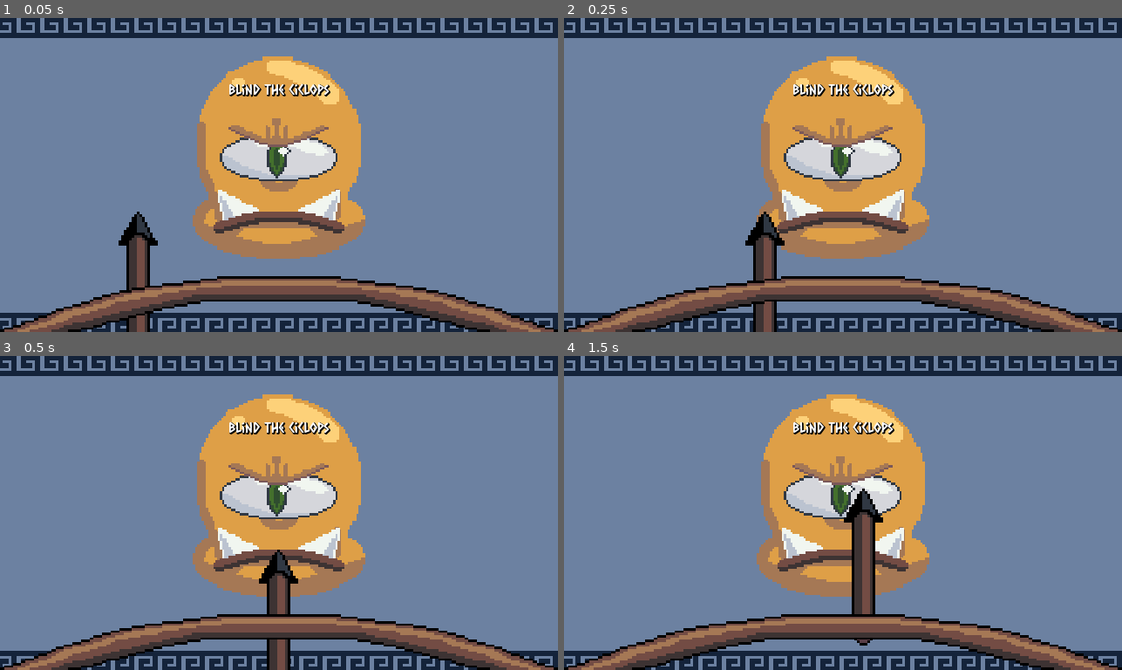
Above: before the commit, frames 1-4 (two rows, left to right).
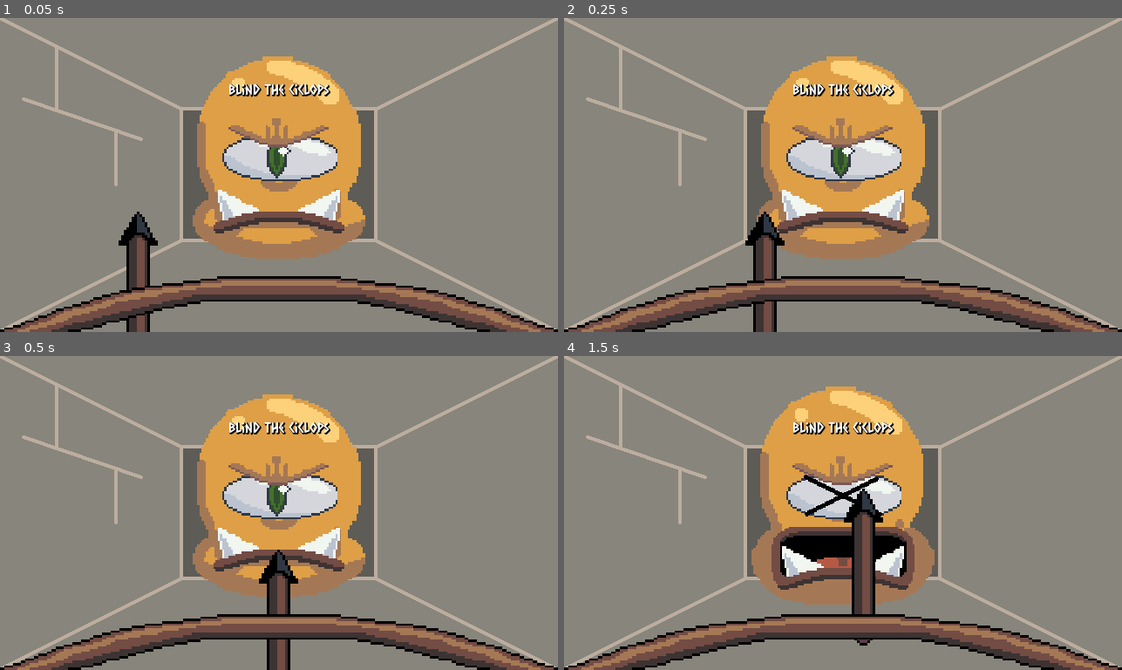
Above: after the commit, the same moments.

Repository: Magistratus-Studio/gmtk
Game: Godot game, scene res://Cenas/Minijogos/Ciclope/ciclope.tscn
Two runs of this game, one before a commit and one after it. Both use one fixed random seed, a clock stepped at 60 frames per second and the inputs below. This scene is started directly instead of the project's main scene.
Inputs (mouse positions are in pixels of both pictures, inside the frame that each line leads up to):
- Up to frame 1 (0.05 s): no input
- Up to frame 2 (0.25 s): no input
- Up to frame 3 (0.5 s): no input
- Up to frame 4 (1.5 s): click (843, 513) at 0.5 s; tap Enter at 1.25 s; move the mouse to (965, 497) at 1.27 s; press the mouse at (965, 497) at 1.28 s

The runs differ from the first frame. In frame 1, 75% of the frame differs, in the area x 0-100%, y 0-100%; in frame 2, 75%; in frame 3, 76%; in frame 4, 81%.

Commit message:
feat: ajustes ciclope

Diff:
--- a/gmtk/Cenas/Minijogos/Ciclope/ciclope.gd
+++ b/gmtk/Cenas/Minijogos/Ciclope/ciclope.gd
@@ -9,6 +9,9 @@
 var vitoria: bool = false
 var velocidade: float = 0.7
 var tween: Tween
+@export var olho_acertado: AtlasTexture
+@export var boca_acertado: AtlasTexture
+@export var rosto_acertado: AtlasTexture
 
 func iniciar() -> void:
 	super.iniciar()
@@ -38,6 +41,11 @@
 		vitoria = true
 		tween.tween_property(lanca, "position:y", distancia_estocada_certa, tempo_ida)\
 		.as_relative().set_trans(Tween.TRANS_QUAD).set_ease(Tween.EASE_OUT)
+		$Ciclope/Olho.texture = olho_acertado
+		$Ciclope/Olho.scale = Vector2(0.5,0.5)
+		$Ciclope/Boca.texture = boca_acertado
+		$Ciclope/Boca.global_position.y += 10
+		$Ciclope.texture = rosto_acertado
 	else:
 		tween.tween_property(lanca, "position:y", distancia_estocada_errada, tempo_ida)\
 			.as_relative().set_trans(Tween.TRANS_QUAD).set_ease(Tween.EASE_OUT)
--- a/gmtk/Cenas/Minijogos/Ciclope/ciclope.tscn
+++ b/gmtk/Cenas/Minijogos/Ciclope/ciclope.tscn
@@ -1,16 +1,29 @@
 [gd_scene format=3 uid="uid://5hx0nq0gfwen"]
 
 [ext_resource type="Script" uid="uid://dy43hx1no3yke" path="res://Cenas/Minijogos/Ciclope/ciclope.gd" id="1_mmlj4"]
-[ext_resource type="Texture2D" uid="uid://cqxyf375cu7md" path="res://Sprites/Fundo tela de inicio.png" id="2_kbalv"]
+[ext_resource type="Texture2D" uid="uid://b3g3viwdw77tm" path="res://Sprites/fundo ciclope.png" id="2_ahksd"]
 [ext_resource type="Texture2D" uid="uid://ckb728slm6yet" path="res://Sprites/Ciclope.png" id="3_ahksd"]
+[ext_resource type="Texture2D" uid="uid://bo34qnrkiggnw" path="res://Cenas/Minijogos/Ciclope/Ciclope (1).png" id="4_584db"]
 [ext_resource type="LabelSettings" uid="uid://dlnnkssqlns6o" path="res://Assets/fonte_principal.tres" id="4_ahksd"]
+
+[sub_resource type="AtlasTexture" id="AtlasTexture_6wf4b"]
+atlas = ExtResource("4_584db")
+region = Rect2(179, 100, 72, 38)
+
+[sub_resource type="AtlasTexture" id="AtlasTexture_old6l"]
+atlas = ExtResource("4_584db")
+region = Rect2(38, 127, 66, 29)
+
+[sub_resource type="AtlasTexture" id="AtlasTexture_vkkuv"]
+atlas = ExtResource("4_584db")
+region = Rect2(250, 1, 84, 100)
 
 [sub_resource type="AtlasTexture" id="AtlasTexture_4mnnu"]
 atlas = ExtResource("3_ahksd")
 region = Rect2(81, 2, 79, 93)
 
 [sub_resource type="AtlasTexture" id="AtlasTexture_kbalv"]
-atlas = ExtResource("3_ahksd")
+atlas = ExtResource("4_584db")
 region = Rect2(5, 6, 54, 22)
 
 [sub_resource type="AtlasTexture" id="AtlasTexture_1i4hq"]
@@ -50,6 +63,9 @@
 caminho_lanca = NodePath("Path2D/PathFollow2D")
 lanca = NodePath("Path2D/PathFollow2D/Lanca")
 area_clique = NodePath("Button")
+olho_acertado = SubResource("AtlasTexture_6wf4b")
+boca_acertado = SubResource("AtlasTexture_old6l")
+rosto_acertado = SubResource("AtlasTexture_vkkuv")
 metadata/_custom_type_script = "uid://brfp8a3wxvhfk"
 
 [node name="Fundo" type="TextureRect" parent="." unique_id=383321072]
@@ -59,7 +75,7 @@
 anchor_bottom = 1.0
 grow_horizontal = 2
 grow_vertical = 2
-texture = ExtResource("2_kbalv")
+texture = ExtResource("2_ahksd")
 
 [node name="Ciclope" type="Sprite2D" parent="." unique_id=399978521]
 position = Vector2(320, 160)
@@ -69,14 +85,14 @@
 [node name="Sprite2D2" type="Sprite2D" parent="Ciclope" unique_id=2111123039]
 texture = SubResource("AtlasTexture_kbalv")
 
-[node name="Sprite2D" type="Sprite2D" parent="Ciclope" unique_id=1185226787]
+[node name="Olho" type="Sprite2D" parent="Ciclope" unique_id=1185226787]
 texture = SubResource("AtlasTexture_1i4hq")
 
 [node name="Sprite2D4" type="Sprite2D" parent="Ciclope" unique_id=1544309325]
 position = Vector2(0, -11.44)
 texture = SubResource("AtlasTexture_ahksd")
 
-[node name="Sprite2D3" type="Sprite2D" parent="Ciclope" unique_id=2070694549]
+[node name="Boca" type="Sprite2D" parent="Ciclope" unique_id=2070694549]
 position = Vector2(0, 24.715)
 texture = SubResource("AtlasTexture_584db")
 
Binary file added: gmtk/Cenas/Minijogos/Ciclope/Ciclope (1).png
Not shown, added: gmtk/Cenas/Minijogos/Ciclope/Ciclope (1).png.import
Binary file added: gmtk/Sprites/fundo ciclope.png
Not shown, added: gmtk/Sprites/fundo ciclope.png.import
